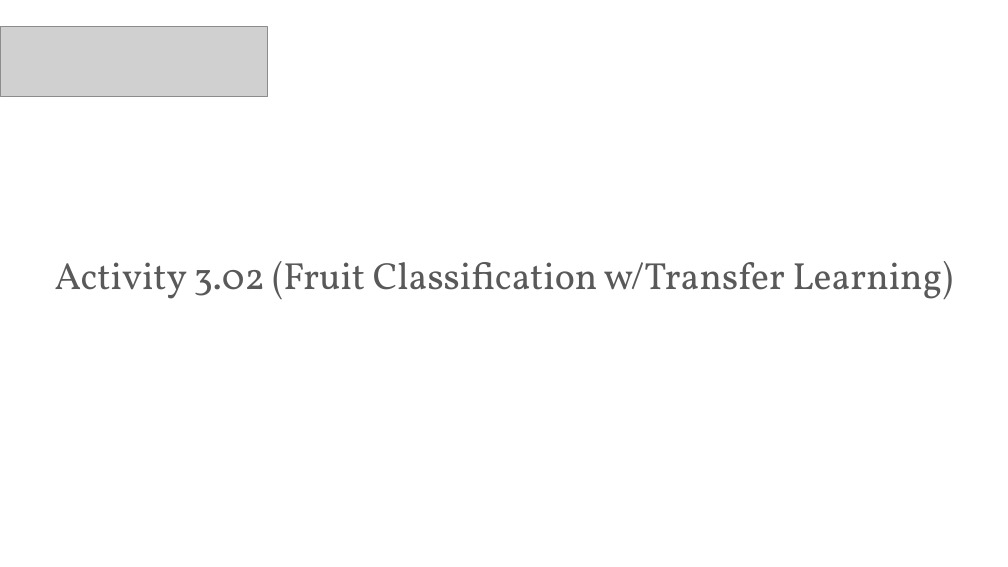
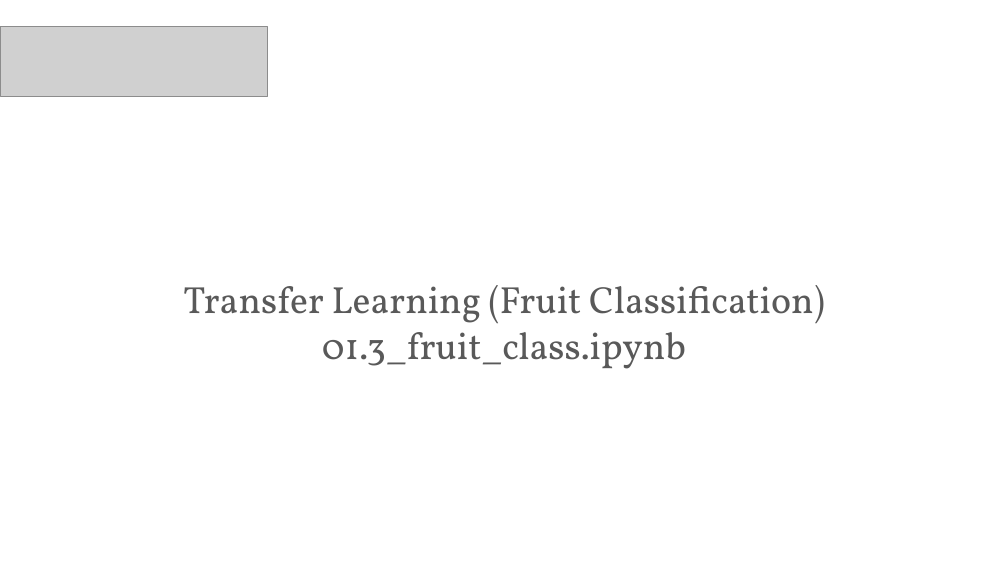
Before and after one commit to PracticumAI/transfer, a slide deck: slide 18 of presentations/01_transfer_intro.pptx. Drawn at 1008x567 pixels with LibreOffice and Linux fonts; fonts in the diff are those of the drawing; grey boxes stand for pictures. Boxes give left, top, right and bottom in pixels: in the first picture for what was removed or moved away, otherwise in the second. Text is boxed around its words. In the diff, an @@ line names an element or a change of style, - is before the commit and + after.

```diff
--- a/presentations/01_transfer_intro.pptx
+++ b/presentations/01_transfer_intro.pptx
@@ title removed at (x1=55, y1=261, x2=954, y2=299) @@
-Activity 3.02 (Fruit Classification w/Transfer Learning)
@@ text added at (x1=183, y1=285, x2=825, y2=369), 36 pt, text #595959 @@
+Transfer Learning (Fruit Classification)
+01.3_fruit_class.ipynb
```
Also in this commit, not shown: 2 other slides changed, 1 slide removed, 1 other file.
